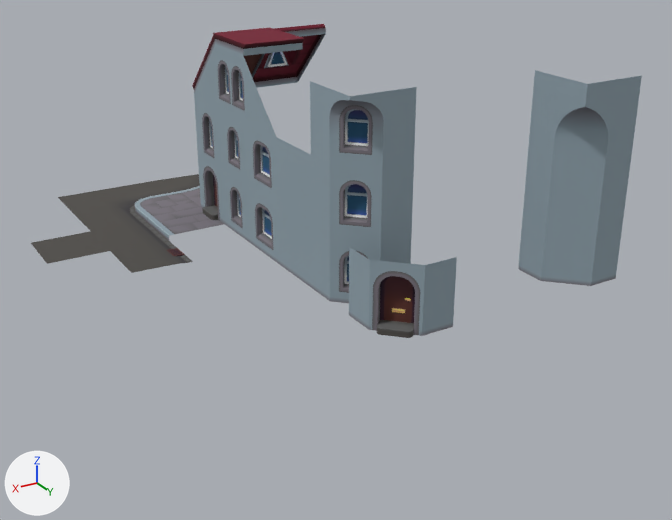
The glTF model assets/buildings.glb: old version first, new version second.
The view is the same before and after, from a 50 mm lens placed at (5.98, 14.12, 5.67), pointed at (-1.09, 2.35, -0.22). The lights are fixed; the arrows at lower left show +X, +Y and +Z. Where no turn or scale is listed for an object, it has been applied to the vertices.

The first picture shows 'h1', 'h1.002', 'h1.003', 'h1.004', 'h1.010', 'h1.014', 'h1.015', 'h1.016', 'h1.017', 'h1.018', 'h1.019', 'h1.020'.
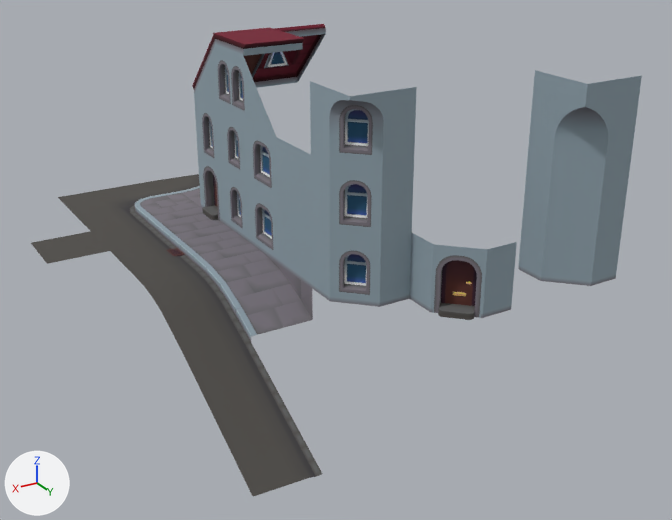
The change, as a diff of the scene's bpy script:
```diff
--- a/assets/buildings.glb.py
+++ b/assets/buildings.glb.py
@@ me_plane_019 @@
+me_plane_019.from_pydata(...)  # 44 vertices, 59 faces; spans x -0.5..0.5, y -0.5..0.5, z 0.4..1.0
+me_plane_019.materials.append(mat_material)  # picture img_atlas
@@ me_plane_018 @@
+me_plane_018.from_pydata(...)  # 41 vertices, 56 faces; spans x -0.5..0.5, y -0.5..0.5, z -0.19..0.0
+me_plane_018.materials.append(mat_material)  # picture img_atlas
@@ me_plane_017 @@
+me_plane_017.from_pydata(...)  # 37 vertices, 53 faces; spans x -0.5..0.5, y -0.5..0.5, z 0.4..0.94
+me_plane_017.materials.append(mat_material)  # picture img_atlas
@@ me_plane_016 @@
+me_plane_016.from_pydata(...)  # 37 vertices, 53 faces; spans x -0.5..0.5, y -0.5..0.5, z -0.1..0.44
+me_plane_016.materials.append(mat_material)  # picture img_atlas
@@ me_plane_015 @@
+me_plane_015.from_pydata(...)  # 55 vertices, 80 faces; spans x -0.5..0.5, y -0.5..0.515, z -0.19..-0.06
+me_plane_015.materials.append(mat_material)  # picture img_atlas
@@ me_plane_014 @@
+me_plane_014.from_pydata(...)  # 55 vertices, 80 faces; spans x -0.5..0.5, y -0.5..0.5, z 0.4..0.847
+me_plane_014.materials.append(mat_material)  # picture img_atlas
@@ ob_h1_003 @@
 ob_h1_003 = bpy.data.objects.new('h1.003', me_h1_wall_01)
-ob_h1_003.location = (-0.5, 5.0, 0.0)
+ob_h1_003.location = (-1.5, 5.0, 0.0)
@@ ob_plane_018 @@
+ob_plane_018 = bpy.data.objects.new('Plane.018', me_plane_019)
+ob_plane_018.location = (0.5, 3.0, -1.0)
@@ ob_plane_017 @@
+ob_plane_017 = bpy.data.objects.new('Plane.017', me_plane)
+ob_plane_017.location = (0.5, 1.0, 0.0)
@@ ob_plane_016 @@
+ob_plane_016 = bpy.data.objects.new('Plane.016', me_plane_018)
+ob_plane_016.location = (0.5, 2.0, 0.0)
@@ ob_plane_015 @@
+ob_plane_015 = bpy.data.objects.new('Plane.015', me_plane_017)
+ob_plane_015.location = (1.5, 5.0, -2.0)
@@ ob_plane_014 @@
+ob_plane_014 = bpy.data.objects.new('Plane.014', me_plane_016)
+ob_plane_014.location = (1.5, 4.0, -1.0)
@@ ob_plane_013 @@
+ob_plane_013 = bpy.data.objects.new('Plane.013', me_plane_015)
+ob_plane_013.location = (1.5, 2.0, 0.0)
@@ ob_plane_012 @@
+ob_plane_012 = bpy.data.objects.new('Plane.012', me_plane_014)
+ob_plane_012.location = (1.5, 3.0, -1.0)
```

What differs and where, as boxes (x1, y1, x2, y2) in the pictures (672 x 520 px):
'h1.003', moved: before (349, 247, 457, 338); after (409, 233, 517, 320)
'Plane.015', added: after (218, 405, 322, 497)
'Plane.014', added: after (185, 342, 285, 424)
'Plane.018', added: after (220, 265, 313, 341)
'Plane.012', added: after (157, 290, 251, 357)
'Plane.013', added: after (132, 262, 220, 304)
'Plane.016', added: after (193, 243, 280, 289)
'Plane.017', added: after (169, 224, 250, 261)
